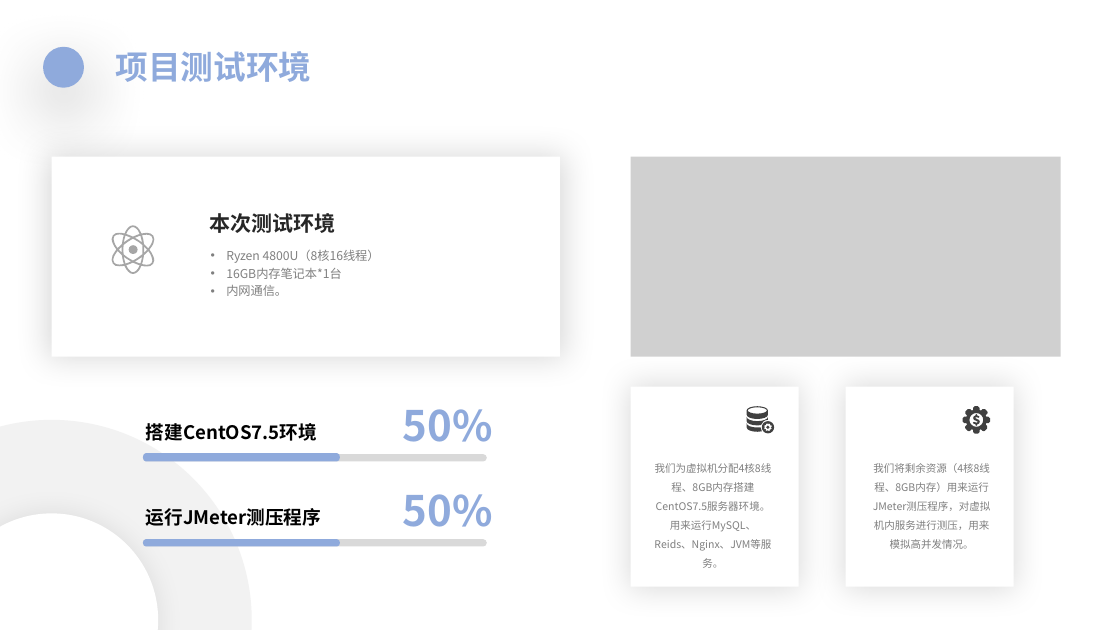
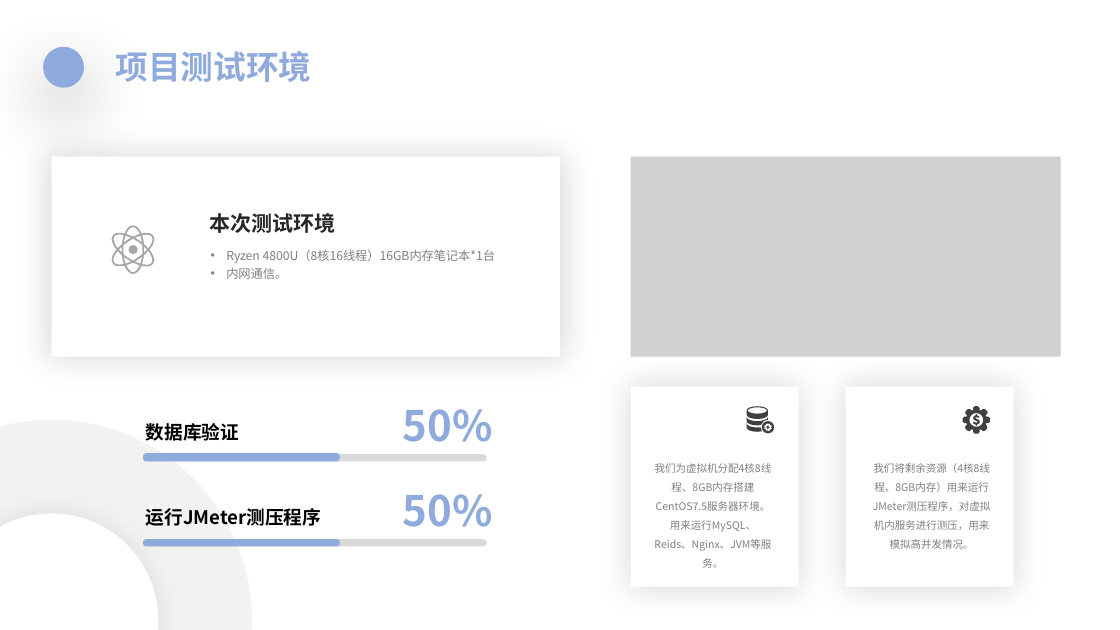
Before and after one commit to FlyRenxing/store-queue, a slide deck: slide 16 of doc/想不出商城介绍.pptx. Drawn at 1120x630 pixels with LibreOffice and Linux fonts; fonts in the diff are those of the drawing; grey boxes stand for pictures. Boxes give left, top, right and bottom in pixels: in the first picture for what was removed or moved away, otherwise in the second. Text is boxed around its words. In the diff, an @@ line names an element or a change of style, - is before the commit and + after.

```diff
--- a/doc/想不出商城介绍.pptx
+++ b/doc/想不出商城介绍.pptx
@@ text at <box>226,250,496,263</box>: text changed @@
-• Ryzen 4800U（8核16线程）
-• 16GB内存笔记本*1台
+• Ryzen 4800U（8核16线程）16GB内存笔记本*1台
@@ text at <box>146,423,239,441</box>: text changed @@
-搭建CentOS7.5环境
+数据库验证
```
Also in this commit, not shown: 2 other slides changed, 2 other files.
